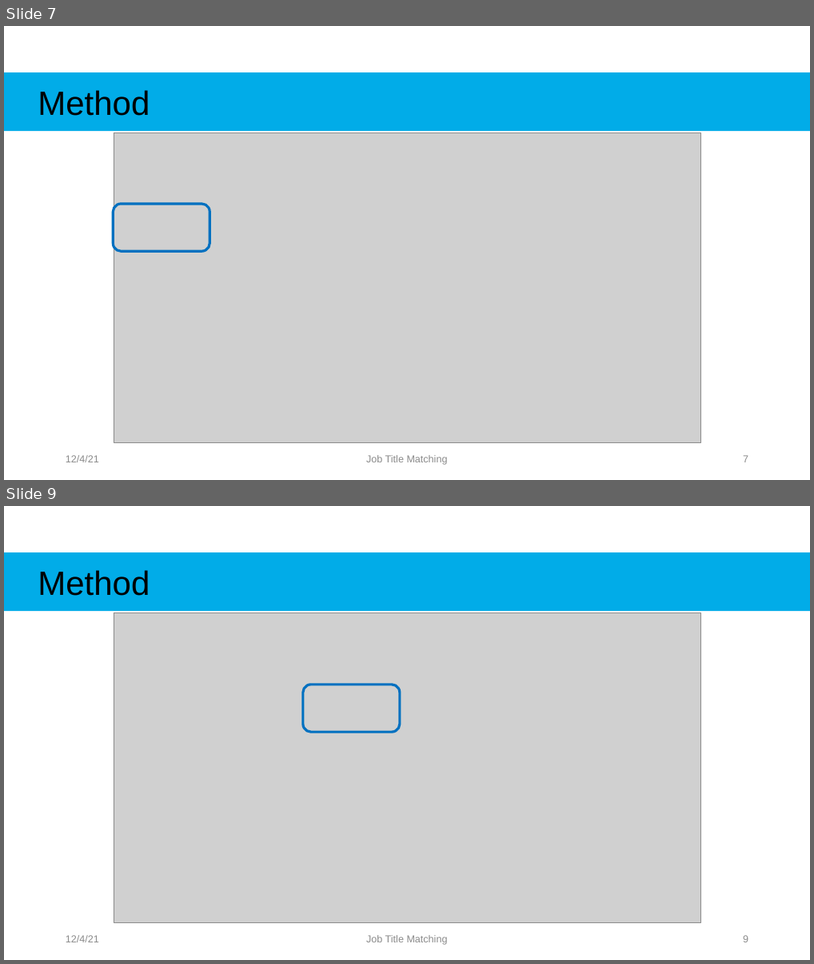
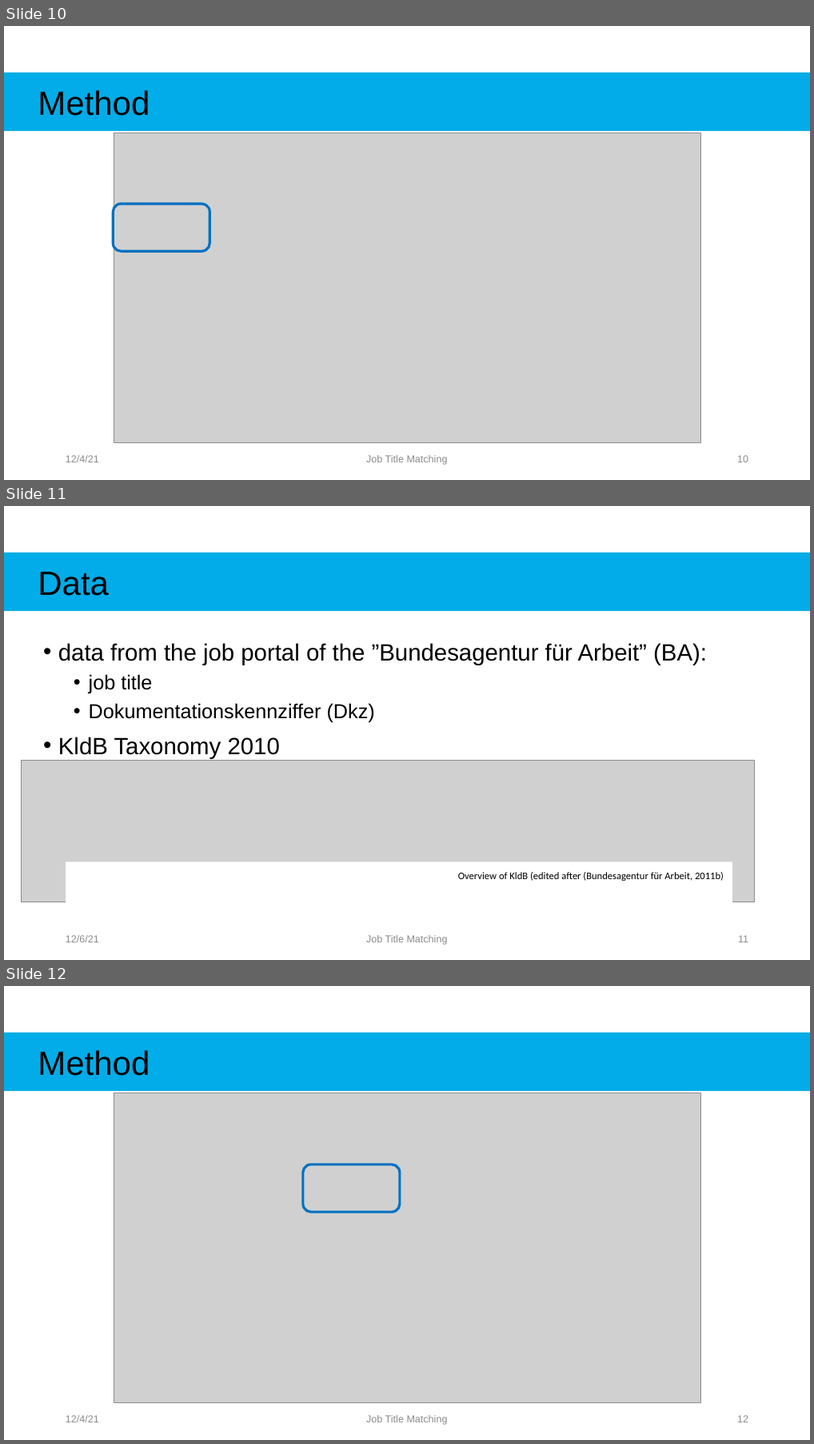
Before and after one commit to Rahkakavee/job-title-matching, a slide deck: presentation/Kolloquium.pptx. Shown one above the other, each under a label of ours: slides 7 and 9 before the commit, slides 10, 11 and 12 after it; the slides between them are not shown. The pictures are 814x964 and 814x1444 pixels, drawn with LibreOffice and Linux fonts; fonts in the diff are those of the drawing; grey boxes stand for pictures. Boxes give left, top, right and bottom in pixels: in the first picture for what was removed or moved away, otherwise in the second. Text is boxed around its words. In the diff, an @@ line names an element or a change of style, - is before the commit and + after.

```diff
--- a/presentation/Kolloquium.pptx
+++ b/presentation/Kolloquium.pptx
@@ slide 11 added at (x1=4, y1=506, x2=810, y2=960), background #FFFFFF @@
@@ rectangle added at (x1=4, y1=552, x2=810, y2=612), fill #01ACE8, 40 pt, text #000000 @@
+Data
@@ text added at (x1=58, y1=643, x2=707, y2=759), 28 pt, text #000000 @@
+• data from the job portal of the ”Bundesagentur für Arbeit” (BA):
+  • job title
+  • Dokumentationskennziffer (Dkz)
+• KldB Taxonomy 2010
@@ picture added at (x1=22, y1=760, x2=755, y2=902) @@
@@ rectangle added at (x1=66, y1=862, x2=733, y2=913), fill #FFFFFF, 12 pt, text #000000 @@
+Overview of KldB (edited after (Bundesagentur für Arbeit, 2011b)
@@ text added at (x1=66, y1=935, x2=99, y2=942), 12 pt, text #8C8C8C @@
+12/6/21
@@ text added at (x1=366, y1=935, x2=448, y2=944), 12 pt, text #8C8C8C @@
+Job Title Matching
@@ page number added at (x1=738, y1=935, x2=749, y2=942), 12 pt, text #8C8C8C @@
+11
@@ what was slide 7 is now slide 10 @@
@@ page number at (x1=738, y1=455, x2=749, y2=462): text changed @@
-7
+10
@@ what was slide 9 is now slide 12 @@
@@ page number at (x1=738, y1=1415, x2=749, y2=1422): text changed @@
-9
+12
```
Also in this commit, not shown: 11 slides changed, 4 other slides added.
